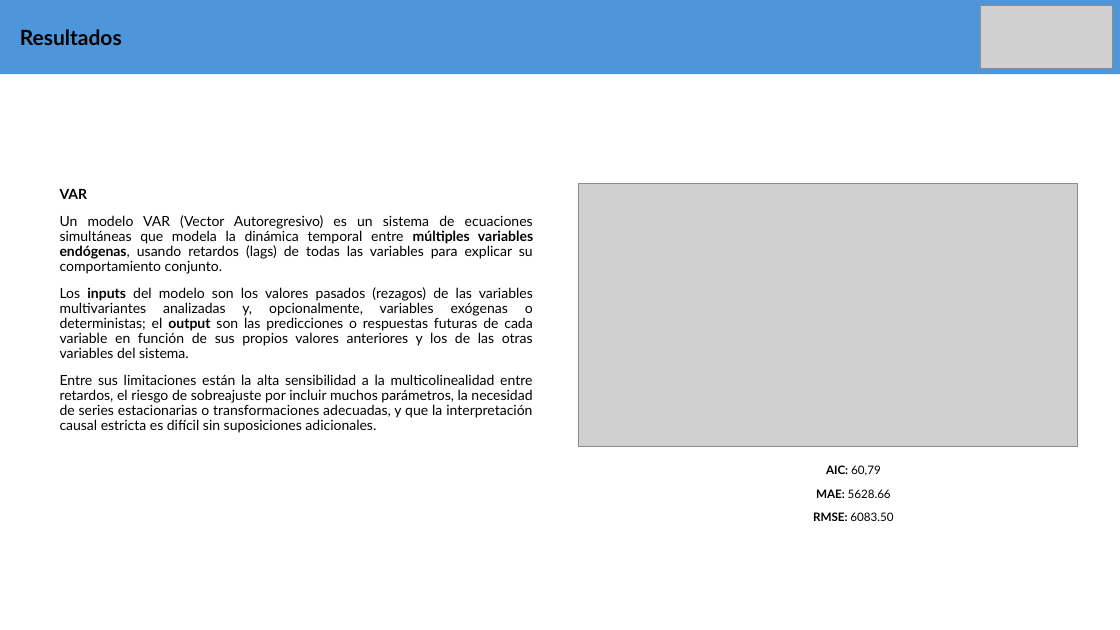
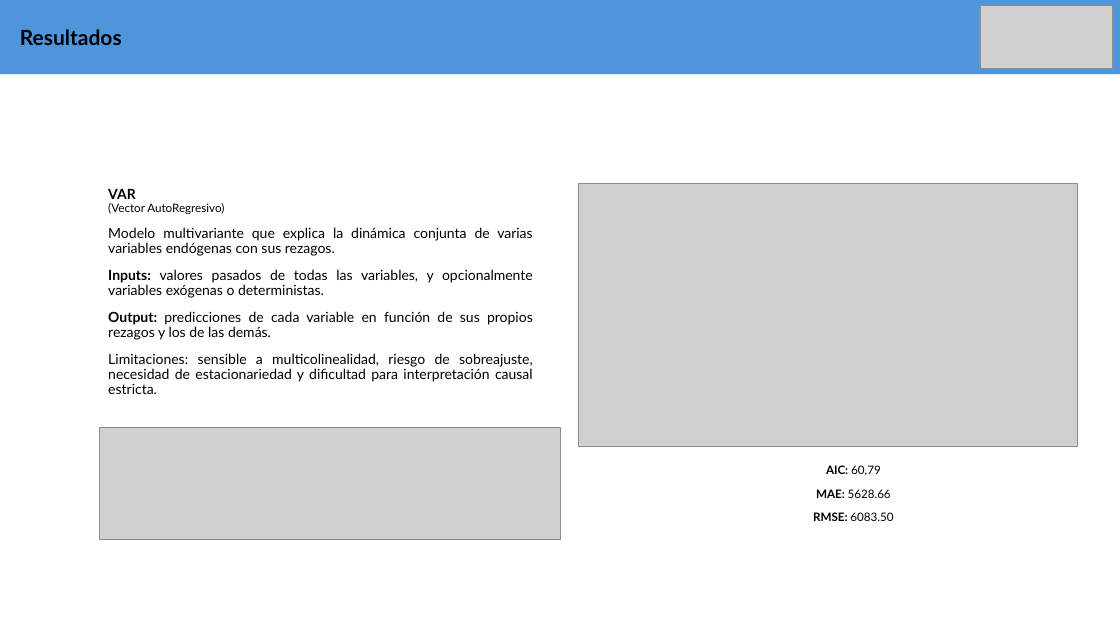
Before and after one commit to pedr0jos3/Mi-tesis, a slide deck: slide 9 of PresentacionAvances.pptx (slide 8 before the commit). Drawn at 1120x630 pixels with LibreOffice and Linux fonts; fonts in the diff are those of the drawing; grey boxes stand for pictures. Boxes give left, top, right and bottom in pixels: in the first picture for what was removed or moved away, otherwise in the second. Text is boxed around its words. In the diff, an @@ line names an element or a change of style, - is before the commit and + after.

```diff
--- a/PresentacionAvances.pptx
+++ b/PresentacionAvances.pptx
@@ subtitle "VAR": place and size @@
-subtitle "VAR" at (60, 189, 533, 433)
+subtitle "VAR" at (108, 189, 533, 394)
@@ subtitle at (108, 203, 533, 394): text changed @@
-Un modelo VAR (Vector Autoregresivo) es un sistema de ecuaciones simultáneas que modela la dinámica temporal entre múltiples variables endógenas, usando retardos (lags) de todas las variables para explicar su comportamiento conjunto.
-Los inputs del modelo son los valores pasados (rezagos) de las variables multivariantes analizadas y, opcionalmente, variables exógenas o deterministas; el output son las predicciones o respuestas futuras de cada variable en función de sus propios valores anteriores y los de las otras variables del sistema.
-Entre sus limitaciones están la alta sensibilidad a la multicolinealidad entre retardos, el riesgo de sobreajuste por incluir muchos parámetros, la necesidad de series estacionarias o transformaciones adecuadas, y que la interpretación causal estricta es difícil sin suposiciones adicionales.
+(Vector AutoRegresivo)
+Modelo multivariante que explica la dinámica conjunta de varias variables endógenas con sus rezagos.
+Inputs: valores pasados de todas las variables, y opcionalmente variables exógenas o deterministas.
+Output: predicciones de cada variable en función de sus propios rezagos y los de las demás.
+Limitaciones: sensible a multicolinealidad, riesgo de sobreajuste, necesidad de estacionariedad y dificultad para interpretación causal estricta.
@@ subtitle at (108, 189, 136, 199): less space between paragraphs @@
@@ picture added at (100, 428, 560, 539) @@
```
Also in this commit, not shown: 6 other slides changed, 3 slides added, 2 other files.
